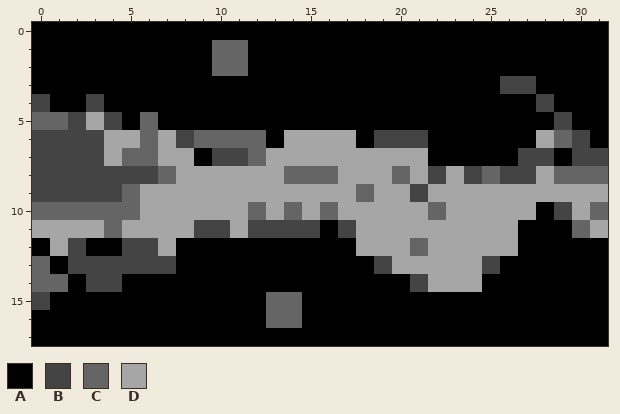
Two versions of one pixel-art sprite, ShaderAssets/MagicTrail.png. Above is the file before it was changed.
The file is 512x288 pixels, drawn in blocks of 16x16; one block is one cell here. Colours within 5 levels of each other are drawn and written as one.
Palette (. is transparent): A #000000  B #444444  C #656565  D #a6a6a6
Pixels before, first column x 0:
 0 AAAAAAAAAAAAAAAAAAAAAAAAAAAAAAAA
 1 AAAAAAAAAACCAAAAAAAAAAAAAAAAAAAA
 2 AAAAAAAAAACCAAAAAAAAAAAAAAAAAAAA
 3 AAAAAAAAAAAAAAAAAAAAAAAAAABBAAAA
 4 BAABAAAAAAAAAAAAAAAAAAAAAAAABAAA
 5 CCBDBACAAAAAAAAAAAAAAAAAAAAAABAA
 6 BBBBDDCDBCCCCADDDDABBBAAAAAADCBA
 7 BBBBDCCDDABBCDDDDDDDDDAAAAABBABB
 8 BBBBBBBCDDDDDDCCCDDDCDBDBCBBDCCC
 9 BBBBBCDDDDDDDDDDDDCDDBDDDDDDDDDD
10 CCCCCCDDDDDDCDCDCDDDDDCDDDDDABDC
11 DDDDCDDDDBBDBBBBABDDDDDDDDDAAACD
12 ADBAABBDAAAAAAAAAADDDCDDDDDAAAAA
13 CABBBBBBAAAAAAAAAAABDDDDDBAAAAAA
14 CCABBAAAAAAAAAAAAAAAABDDDAAAAAAA
15 BAAAAAAAAAAAACCAAAAAAAAAAAAAAAAA
16 AAAAAAAAAAAAACCAAAAAAAAAAAAAAAAA
17 AAAAAAAAAAAAAAAAAAAAAAAAAAAAAAAA
After the commit:
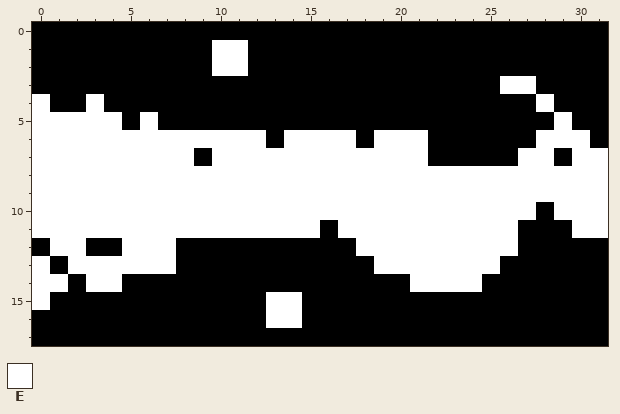
Colours new in this view: E #ffffff
Changes in this commit:
Colour B gives way to colour E in row 3 at x 26 to 27; in row 4 at x 0, 3 and 28; in row 5 at x 2, 4 and 29; in row 6 at x 0 to 3, 8, 19 to 21 and 30; in row 7 at x 0 to 3, 10 to 11, 27 to 28 and 30 to 31; in row 8 at x 0 to 6, 22, 24 and 26 to 27.
Colour B gives way to colour E in row 9 at x 0 to 4 and 21; in row 10 at x 29; in row 11 at x 9 to 10, 12 to 15 and 17; in row 12 at x 2 and 5 to 6; in row 13 at x 2 to 7, 19 and 25; in row 14 at x 3 to 4 and 21.
Colour B gives way to colour E in row 15 at x 0.
Colour C gives way to colour E in rows 1 to 2 at x 10 to 11; in row 5 at x 0 to 1 and 6; in row 6 at x 6, 9 to 12 and 29; in row 7 at x 5 to 6 and 12; in row 8 at x 7, 14 to 16, 20, 25 and 29 to 31; in row 9 at x 5 and 18.
Colour C gives way to colour E in row 10 at x 0 to 5, 12, 14, 16, 22 and 31; in row 11 at x 4 and 30; in row 12 at x 21; in row 13 at x 0; in row 14 at x 0 to 1; in rows 15 to 16 at x 13 to 14.
Colour D gives way to colour E in row 5 at x 3; in row 6 at x 4 to 5, 7, 14 to 17 and 28; in row 7 at x 4, 7 to 8 and 13 to 21; in row 8 at x 8 to 13, 17 to 19, 21, 23 and 28; in row 9 at x 6 to 17, 19 to 20 and 22 to 31; in row 10 at x 6 to 11, 13, 15, 17 to 21, 23 to 27 and 30.
Colour D gives way to colour E in row 11 at x 0 to 3, 5 to 8, 11, 18 to 26 and 31; in row 12 at x 1, 7, 18 to 20 and 22 to 26; in row 13 at x 20 to 24; in row 14 at x 22 to 24.
